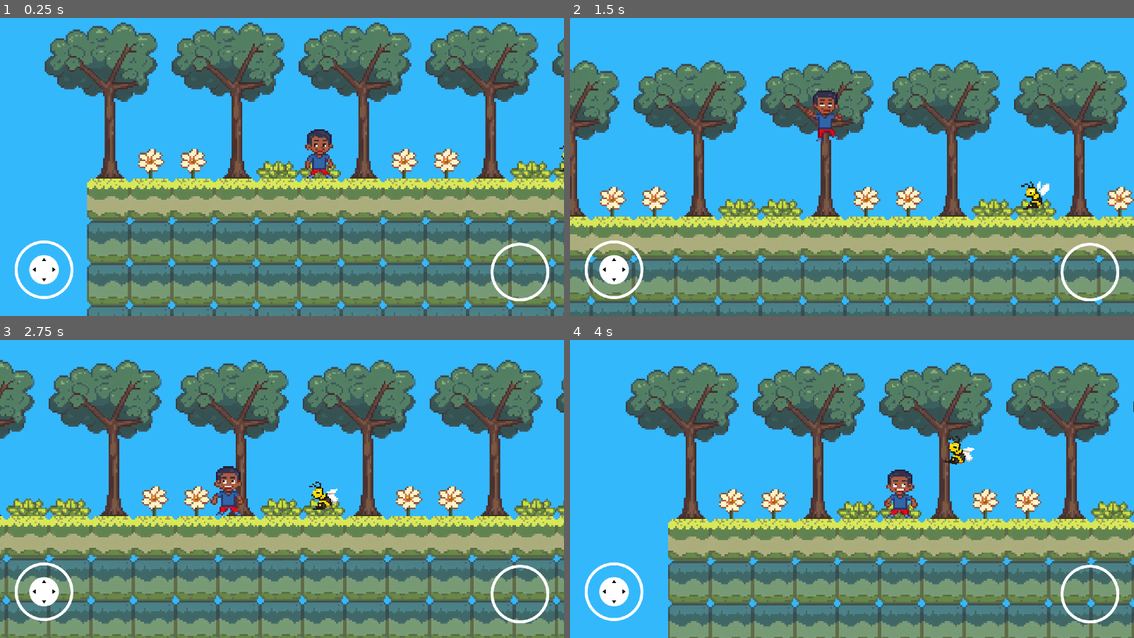
Above: before the commit, frames 1-4 (two rows, left to right).
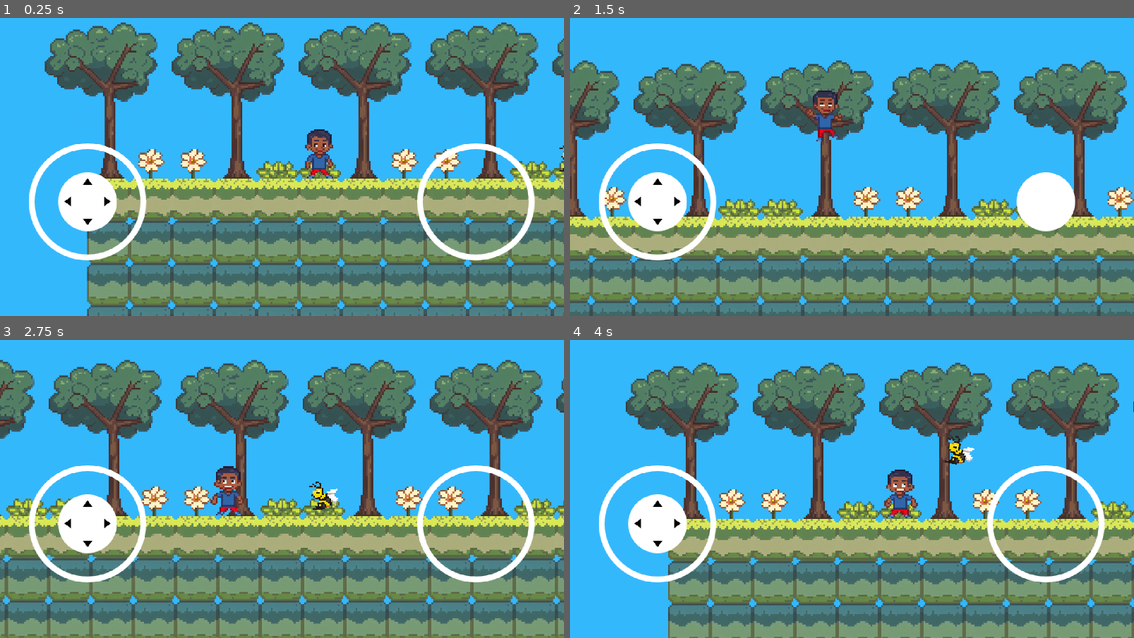
Above: after the commit, the same moments.

Repository: codenergy-dev/maricagamesjam2025_codenergy
Game: Godot game, scene res://scenes/game.tscn
The game is run twice, just before and just after one commit, with the same random seed, the same clock (stepped at 60 frames per second) and the same inputs. The engine's default icon, where the game draws it, is replaced by a stand-in: a white triangle on a blue panel in a dark square.
Inputs (mouse positions are in pixels of both pictures, inside the frame that each line leads up to; where the layout moved, square brackets give the same spot in the first picture):
- Up to frame 1 (0.25 s): no input
- Up to frame 2 (1.5 s): click (1043, 202) [1088, 271] at 0.5 s; tap Enter (ui_accept) at 1.25, 1.35 s; move the mouse to (976, 143) at 1.27 s; hold Right (ui_right) from 1.28 s (still down); click (976, 143) at 1.42 s
- Up to frame 3 (2.75 s): tap Enter (ui_accept) at 1.52, 1.82 s; release Right (ui_right) at 2 s; drag from (169, 494) to (270, 518) at 2.02 s
- Up to frame 4 (4 s): move the mouse to (908, 411) at 2.77 s; hold Left (ui_left) 2.78-3.5 s; tap Enter (ui_accept) at 2.85 s; drag from (823, 542) to (682, 432) at 3.52 s

The runs differ from the first frame. In frame 1, 5.3% of the frame differs, in the area x 2-98%, y 42-96%; in frame 2, 5.6%; in frame 3, 5.3%; in frame 4, 5.3%.

Commit message:
Update player controls

Diff:
--- a/godot/scenes/player.tscn
+++ b/godot/scenes/player.tscn
@@ -99,17 +99,29 @@
 [node name="Controls" type="CanvasLayer" parent="."]
 
 [node name="Virtual Joystick" parent="Controls" instance=ExtResource("12_3v2ag")]
+anchors_preset = 4
+anchor_top = 0.5
+anchor_bottom = 0.5
+offset_left = -2.0
+offset_top = -150.0
+offset_right = 298.0
+offset_bottom = 150.0
+grow_vertical = 2
+scale = Vector2(2, 2)
 
 [node name="Action" type="TextureButton" parent="Controls"]
-anchors_preset = 3
+anchors_preset = 6
 anchor_left = 1.0
-anchor_top = 1.0
+anchor_top = 0.5
 anchor_right = 1.0
-anchor_bottom = 1.0
+anchor_bottom = 0.5
 offset_left = -300.0
-offset_top = -300.0
+offset_top = -150.0
+offset_bottom = 150.0
 grow_horizontal = 0
-grow_vertical = 0
+grow_vertical = 2
+scale = Vector2(2, 2)
+pivot_offset = Vector2(300, 0)
 texture_normal = ExtResource("13_f1ej7")
 texture_pressed = ExtResource("14_oprun")
 stretch_mode = 3
@@ -120,5 +132,3 @@
 [connection signal="area_entered" from="Hitbox" to="." method="_on_hitbox_area_entered"]
 [connection signal="body_entered" from="BodyArea" to="." method="_on_body_area_body_entered"]
 [connection signal="body_exited" from="BodyArea" to="." method="_on_body_area_body_exited"]
-[connection signal="button_down" from="Controls/Action" to="Controls/Action" method="_on_button_down"]
-[connection signal="button_up" from="Controls/Action" to="Controls/Action" method="_on_button_up"]
--- a/godot/scripts/input_button.gd
+++ b/godot/scripts/input_button.gd
@@ -1,19 +1,23 @@
-extends BaseButton
+extends TextureButton
 
 @export var action: String = "ui_accept"
 
-# Conectado ao sinal "button_down"
-func _on_button_down():
-	# Cria um evento de ação artificial
-	var event = InputEventAction.new()
-	event.action = action
-	event.pressed = true
-	# Envia o evento para o sistema de input do Godot, que o processará como um input real.
-	Input.parse_input_event(event)
-
-# Conectado ao sinal "button_up"
-func _on_button_up():
-	var event = InputEventAction.new()
-	event.action = action
-	event.pressed = false # Agora é um evento de "soltar"
-	Input.parse_input_event(event)
+# Esta função é chamada automaticamente sempre que um toque ou clique
+# acontece na área deste botão.
+func _gui_input(event: InputEvent):
+	# Primeiro, verificamos se o evento é de fato um toque na tela.
+	if event is InputEventScreenTouch:
+		# A propriedade 'pressed' do evento nos diz se o dedo acabou de tocar
+		# na tela (true) ou se acabou de ser retirado (false).
+		if event.pressed:
+			# Simula o pressionar da ação "ui_accept"
+			var press_event = InputEventAction.new()
+			press_event.action = action
+			press_event.pressed = true
+			Input.parse_input_event(press_event)
+		else:
+			# Simula o soltar da ação "ui_accept"
+			var release_event = InputEventAction.new()
+			release_event.action = action
+			release_event.pressed = false # `pressed = false` é como um evento de "soltar"
+			Input.parse_input_event(release_event)
